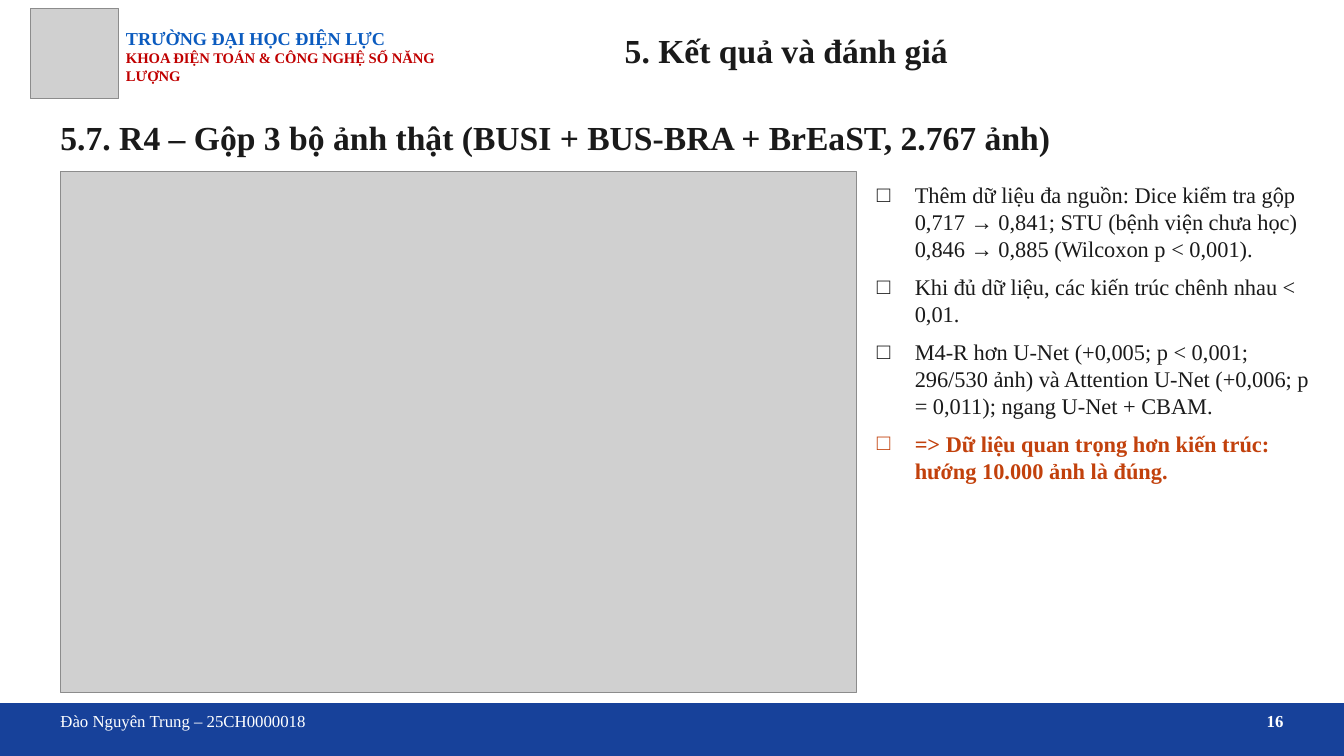
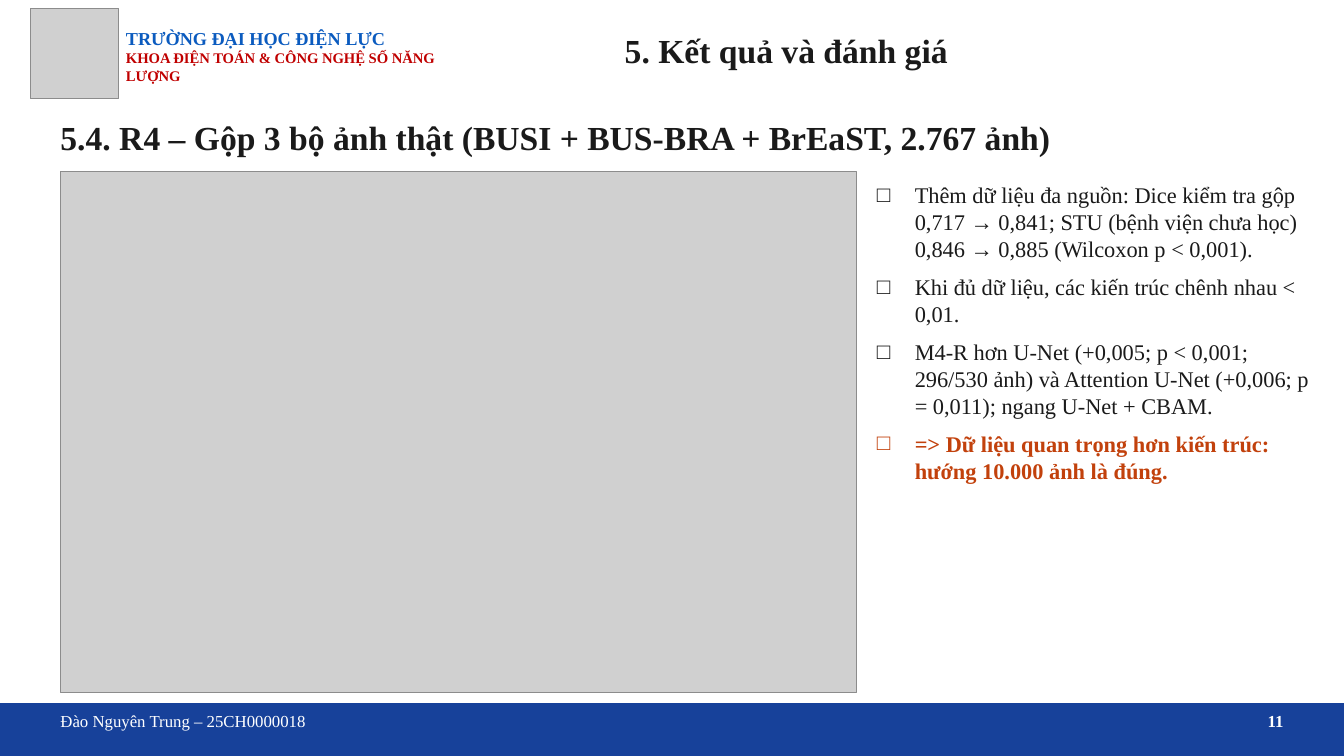
Before and after one commit to trungnguyen107/Medical-image-segmentation-breast-ultrasound-unet-attention, a slide deck: slide 11 of docs/Slide_bao_cao_DATN_U-Net_Attention.pptx (slide 16 before the commit). Drawn at 1344x756 pixels with LibreOffice and Linux fonts; fonts in the diff are those of the drawing; grey boxes stand for pictures; background and template pictures are left out. Boxes give left, top, right and bottom in pixels: in the first picture for what was removed or moved away, otherwise in the second. Text is boxed around its words. In the diff, an @@ line names an element or a change of style, - is before the commit and + after.

```diff
--- a/docs/Slide_bao_cao_DATN_U-Net_Attention.pptx
+++ b/docs/Slide_bao_cao_DATN_U-Net_Attention.pptx
@@ text at (x1=60, y1=126, x2=1050, y2=156): text changed @@
-5.7. R4 – Gộp 3 bộ ảnh thật (BUSI + BUS-BRA + BrEaST, 2.767 ảnh)
+5.4. R4 – Gộp 3 bộ ảnh thật (BUSI + BUS-BRA + BrEaST, 2.767 ảnh)
@@ text at (x1=1268, y1=716, x2=1284, y2=727): text changed @@
-16
+11
```
Also in this commit, not shown: 12 other slides changed, 6 slides removed, 4 other files.
